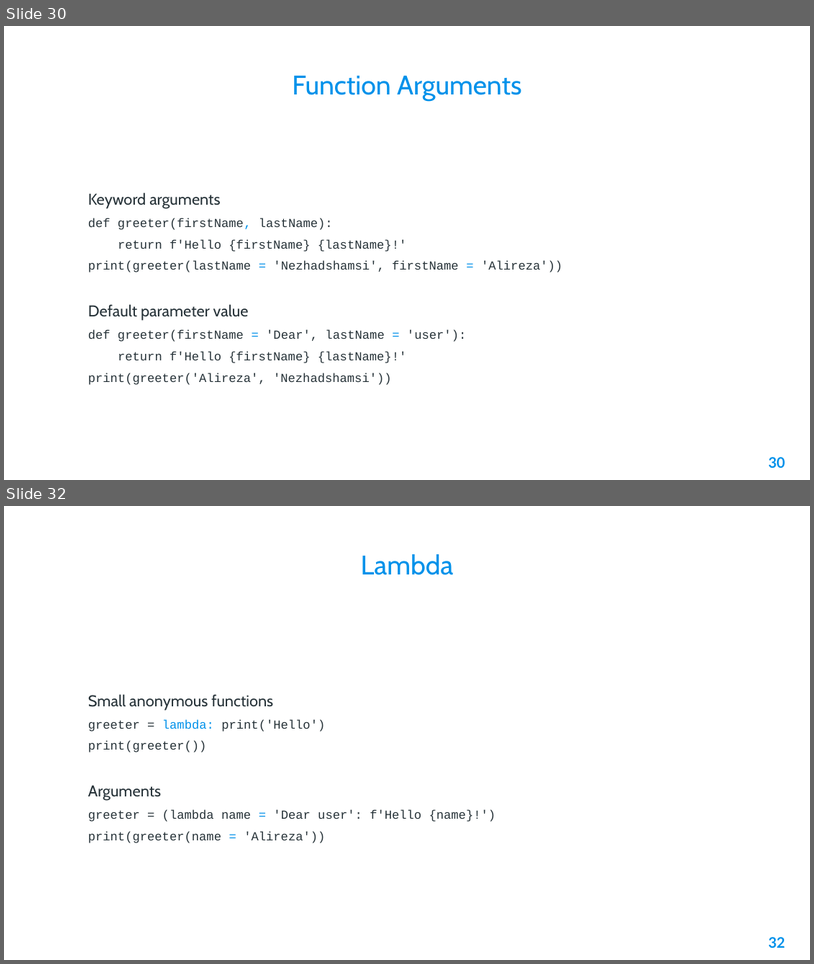
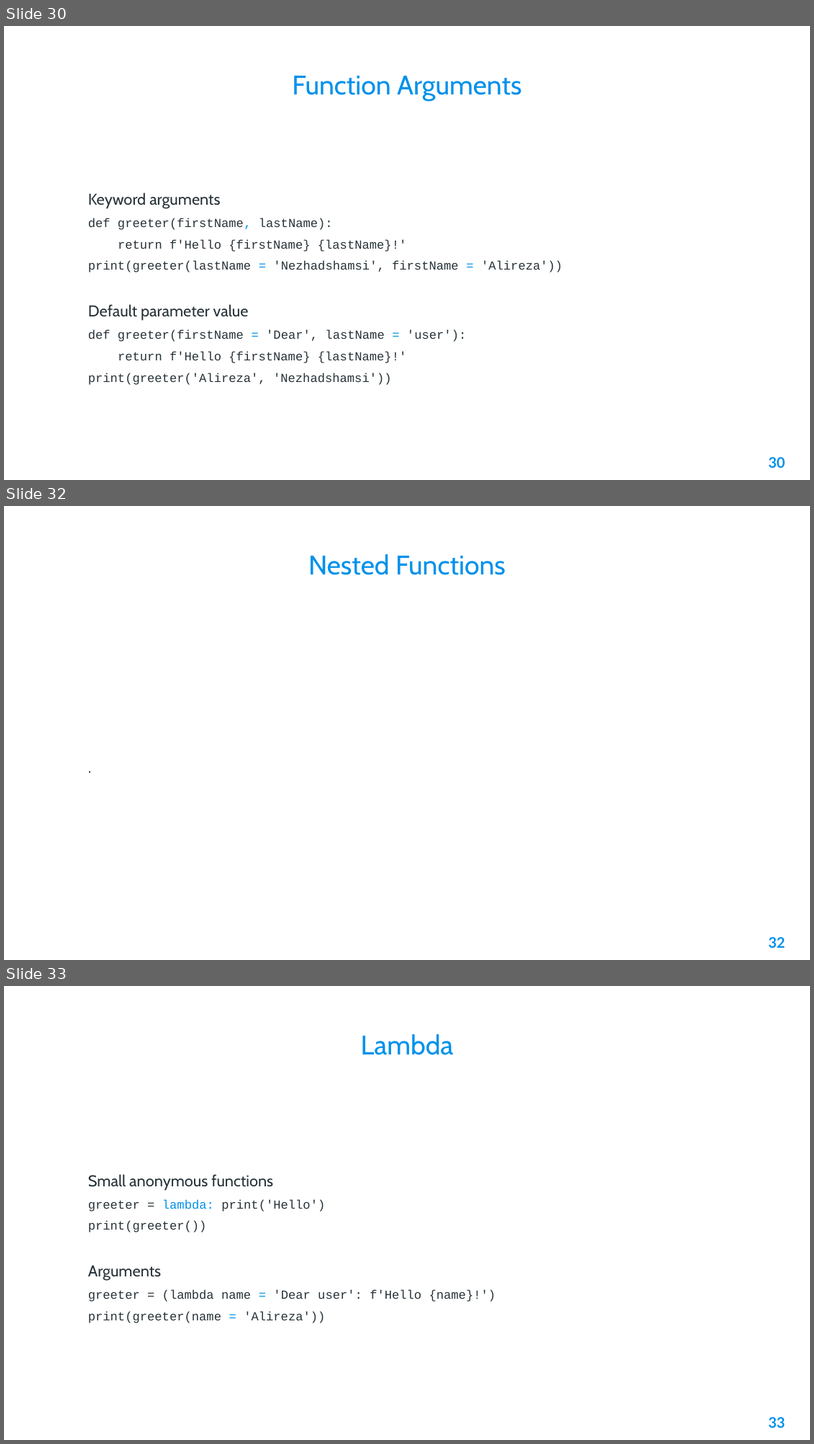
Before and after one commit to AleeRezaa/learn-python, a slide deck: Python.pptx. Shown one above the other, each under a label of ours: slides 30 and 32 before the commit, slides 30, 32 and 33 after it; the slides between them are not shown. The pictures are 814x964 and 814x1444 pixels, drawn with LibreOffice and Linux fonts; fonts in the diff are those of the drawing; background and template pictures are left out. Boxes give left, top, right and bottom in pixels: in the first picture for what was removed or moved away, otherwise in the second. Text is boxed around its words. In the diff, an @@ line names an element or a change of style, - is before the commit and + after.

```diff
--- a/Python.pptx
+++ b/Python.pptx
@@ slide 32 added at [4,506,810,960], background picture (left out) @@
@@ title added at [309,554,506,575], 24 pt, text #0091EA @@
+Nested Functions
@@ text added at [73,607,741,927], 14 pt, text #263238 @@
+.
@@ page number added at [769,937,785,947], 13 pt, text #0091EA, bold @@
+32
@@ what was slide 32 is now slide 33 @@
@@ page number at [769,1417,785,1427]: text changed @@
-32
+33
```
Also in this commit, not shown: 7 slides changed, 1 other slide added, 1 slide removed, 1 other file.
